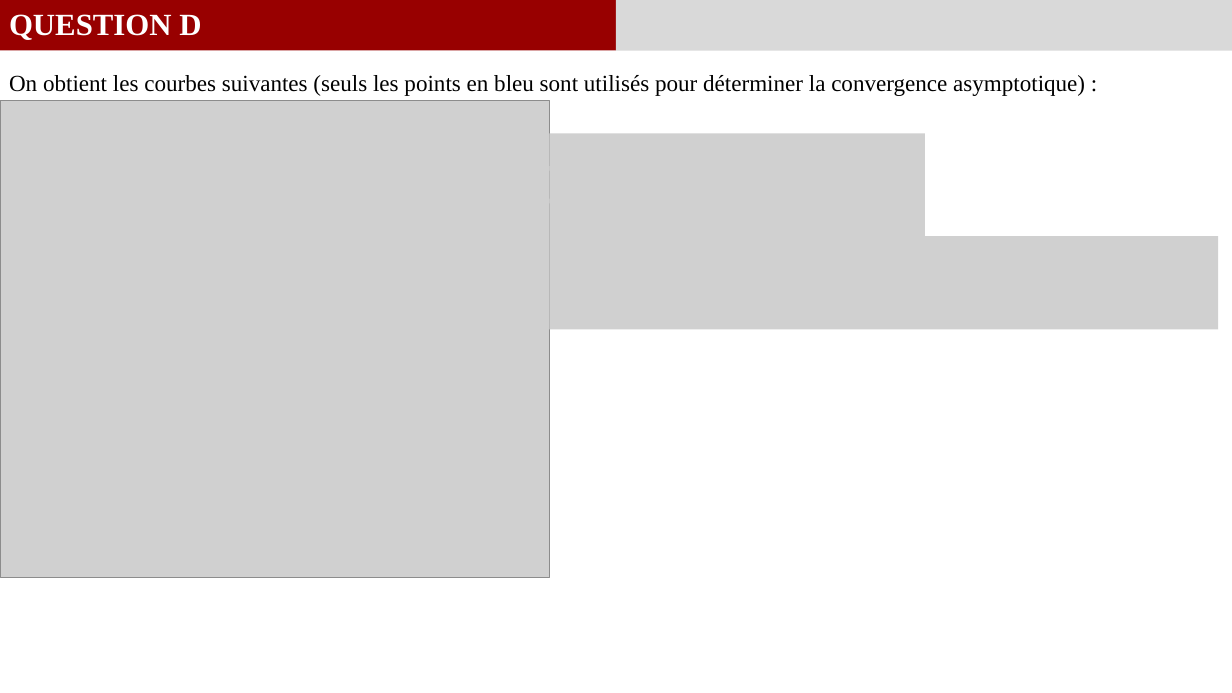
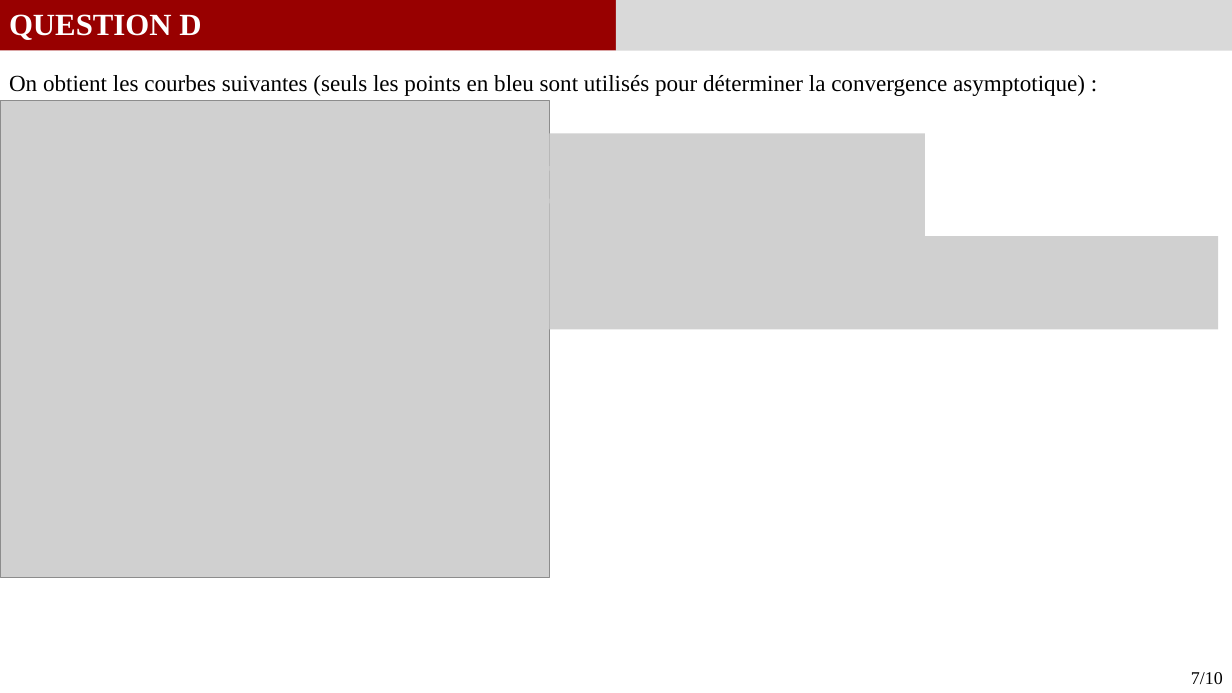
Before and after one commit to GauthierBRUNEL/MEC8211_devoir_2, a slide deck: slide 7 of doc/Rapport_Devoir1.pptx. Drawn at 1232x693 pixels with LibreOffice and Linux fonts; fonts in the diff are those of the drawing; grey boxes stand for pictures. Boxes give left, top, right and bottom in pixels: in the first picture for what was removed or moved away, otherwise in the second. Text is boxed around its words. In the diff, an @@ line names an element or a change of style, - is before the commit and + after.

```diff
--- a/doc/Rapport_Devoir1.pptx
+++ b/doc/Rapport_Devoir1.pptx
@@ text added at <box>1191,672,1223,684</box>, 14 pt, text #000000 @@
+7/10
```
Also in this commit, not shown: 6 other slides changed, 3 slides added, 3 slides removed.
